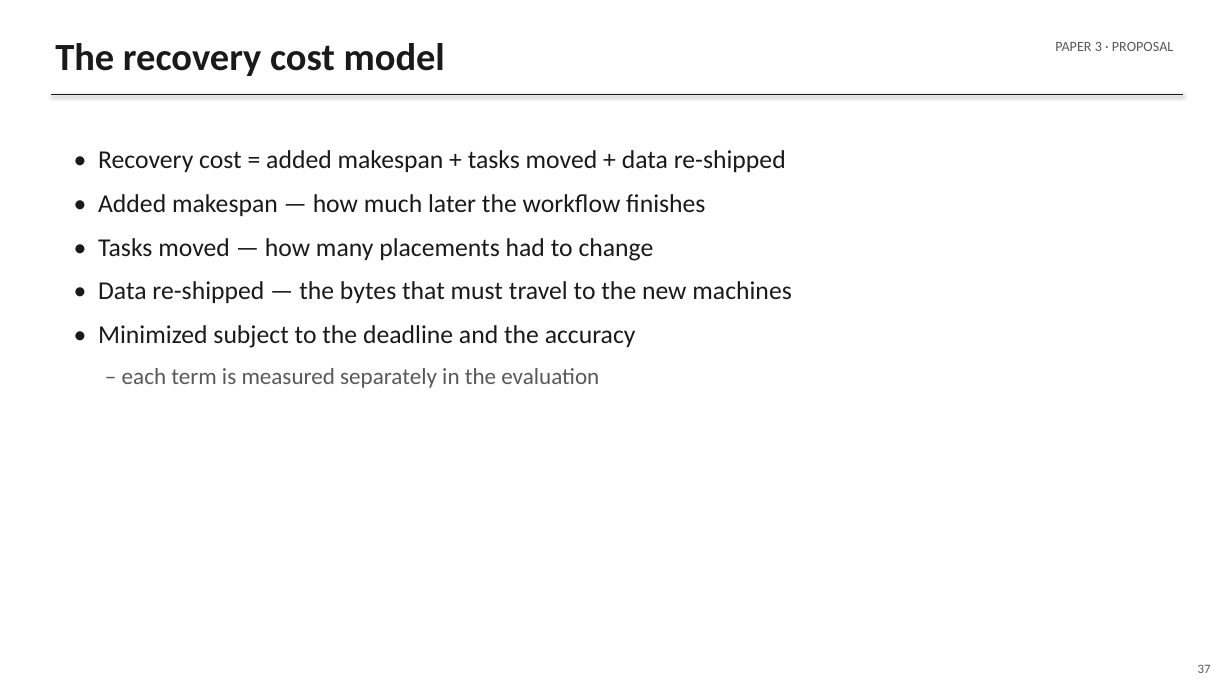
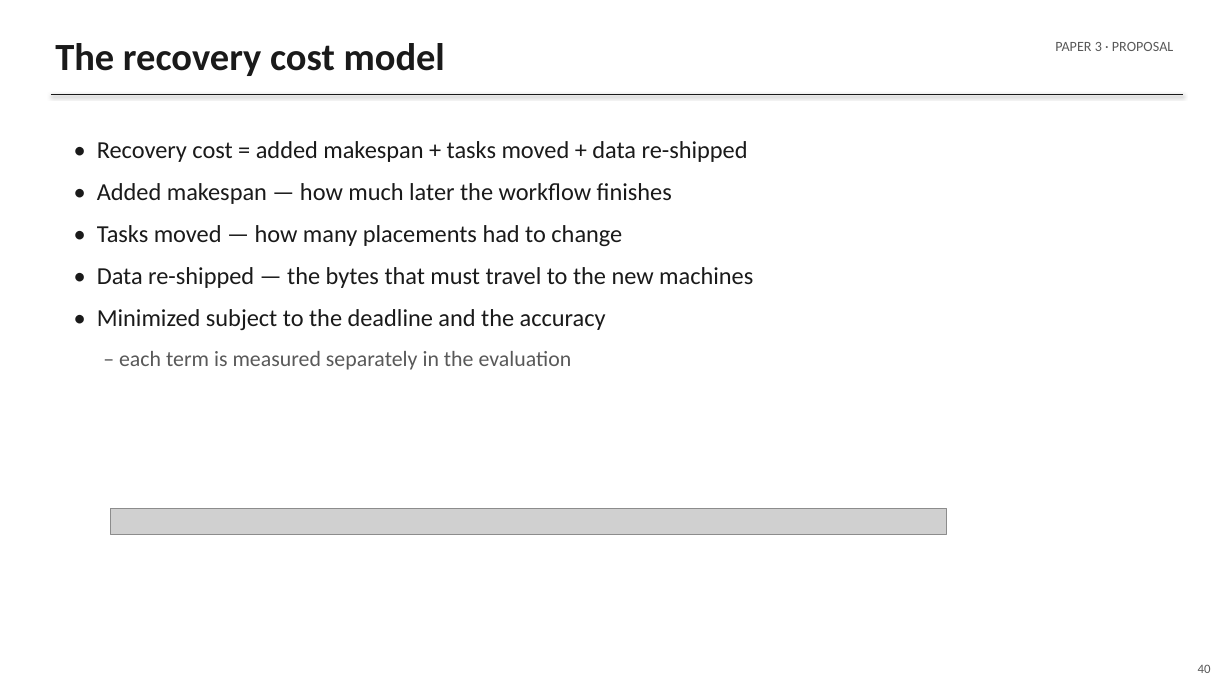
Before and after one commit to gayanigupta/data-aware-scheduling, a slide deck: slide 40 of slides/data-aware-scheduling.pptx (slide 37 before the commit). Drawn at 1232x693 pixels with LibreOffice and Linux fonts; fonts in the diff are those of the drawing; grey boxes stand for pictures. Boxes give left, top, right and bottom in pixels: in the first picture for what was removed or moved away, otherwise in the second. Text is boxed around its words. In the diff, an @@ line names an element or a change of style, - is before the commit and + after.

Commit message:
Add the papers' formulation and algorithms to the slides
- Transfer-cost equation c^ba_ji = D_ji/B_ba on its own slide
- New "The formulation" slide: the full MILP from the paper
  with one-line annotations per constraint
- Score and max-accuracy bound equations on the bound slide
- GA fitness equation under the schedulers table
- "The greedy scheduler, in code": the priority formula and
  the repeat/while pseudocode from the paper's Algorithm 1
- Recovery-cost equation C_rec on the Paper 3 cost slide
- RQ1 boundary rule written as a short algorithm block
- Equations rendered via matplotlib mathtext, same notation
  as main.tex

```diff
--- a/slides/data-aware-scheduling.pptx
+++ b/slides/data-aware-scheduling.pptx
@@ text "• Recovery cost = added ..." moved from (x1=98, y1=150, x2=791, y2=388) to (x1=97, y1=141, x2=753, y2=370) @@
@@ text "• Recovery cost = added ..." at (x1=97, y1=141, x2=753, y2=370): size 20 to 19 pt in "• Recovery cost = added makespan + ...", "• Added makespan — how much later ...", "• Tasks moved — how many placements ...", "• Data re-shipped — the bytes that ..." and 1 more places; size 18 to 17 pt in "– each term is measured separately in ..." @@
@@ picture added at (x1=111, y1=508, x2=947, y2=534) @@
@@ text at (x1=1198, y1=664, x2=1211, y2=673): text changed @@
-37
+40
```
Also in this commit, not shown: 31 other slides changed, 3 slides added, 16 other files.
